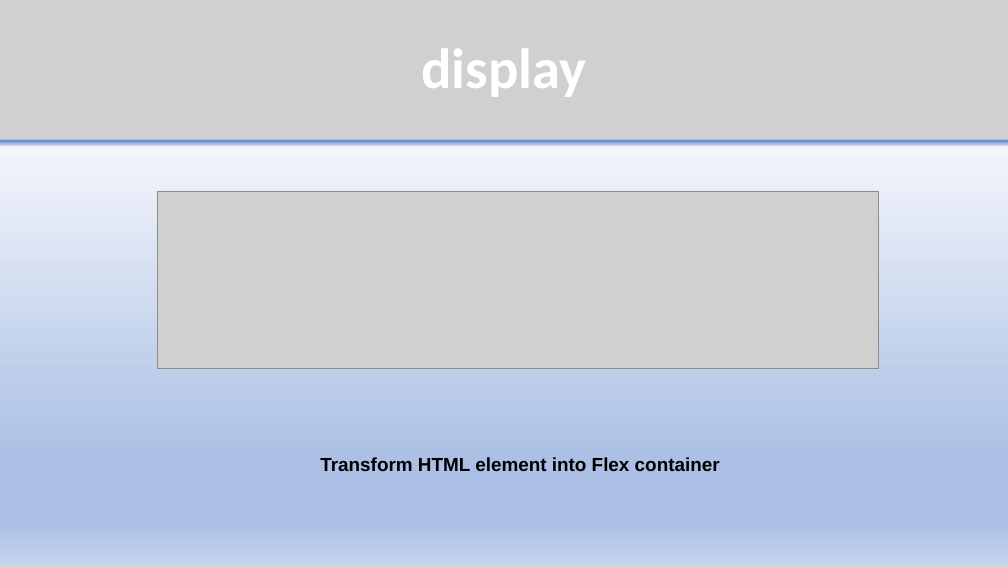
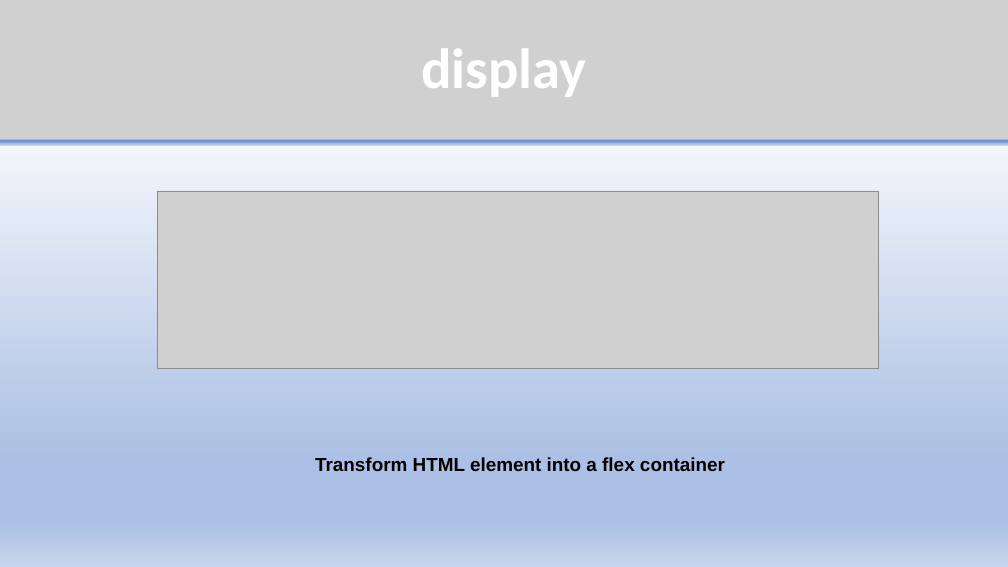
Before and after one commit to AdHouen/COURS_ANGLAIS, a slide deck: slide 6 of Exposé/Presentation Flex Box.pptx. Drawn at 1008x567 pixels with LibreOffice and Linux fonts; fonts in the diff are those of the drawing; grey boxes stand for pictures. Boxes give left, top, right and bottom in pixels: in the first picture for what was removed or moved away, otherwise in the second. Text is boxed around its words. In the diff, an @@ line names an element or a change of style, - is before the commit and + after.

```diff
--- a/Exposé/Presentation Flex Box.pptx
+++ b/Exposé/Presentation Flex Box.pptx
@@ text at bbox=[315, 457, 725, 471]: text changed @@
-Transform HTML element into Flex container
+Transform HTML element into a flex container
```
Also in this commit, not shown: 9 other slides changed, 1 other file.
